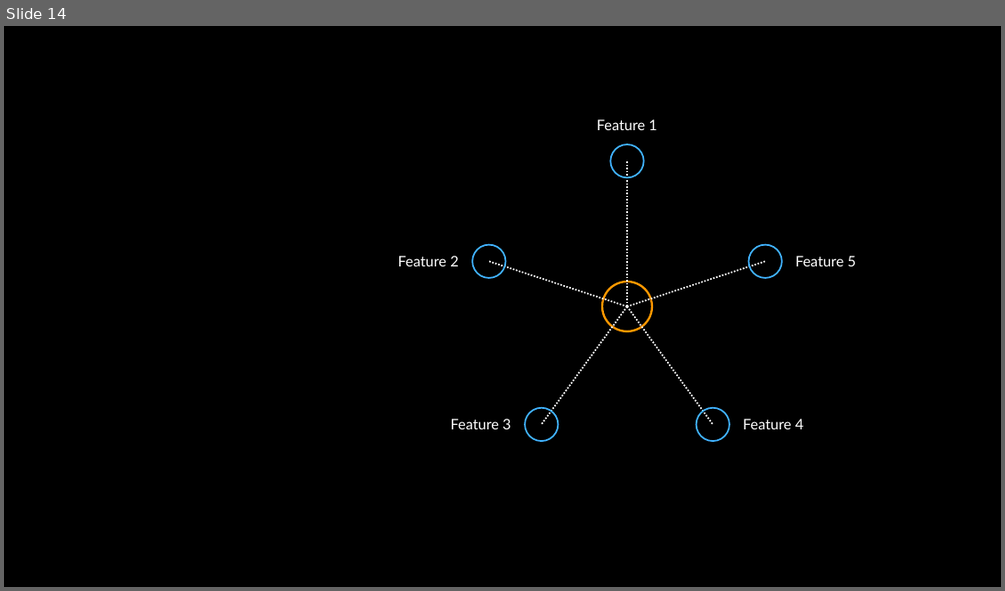
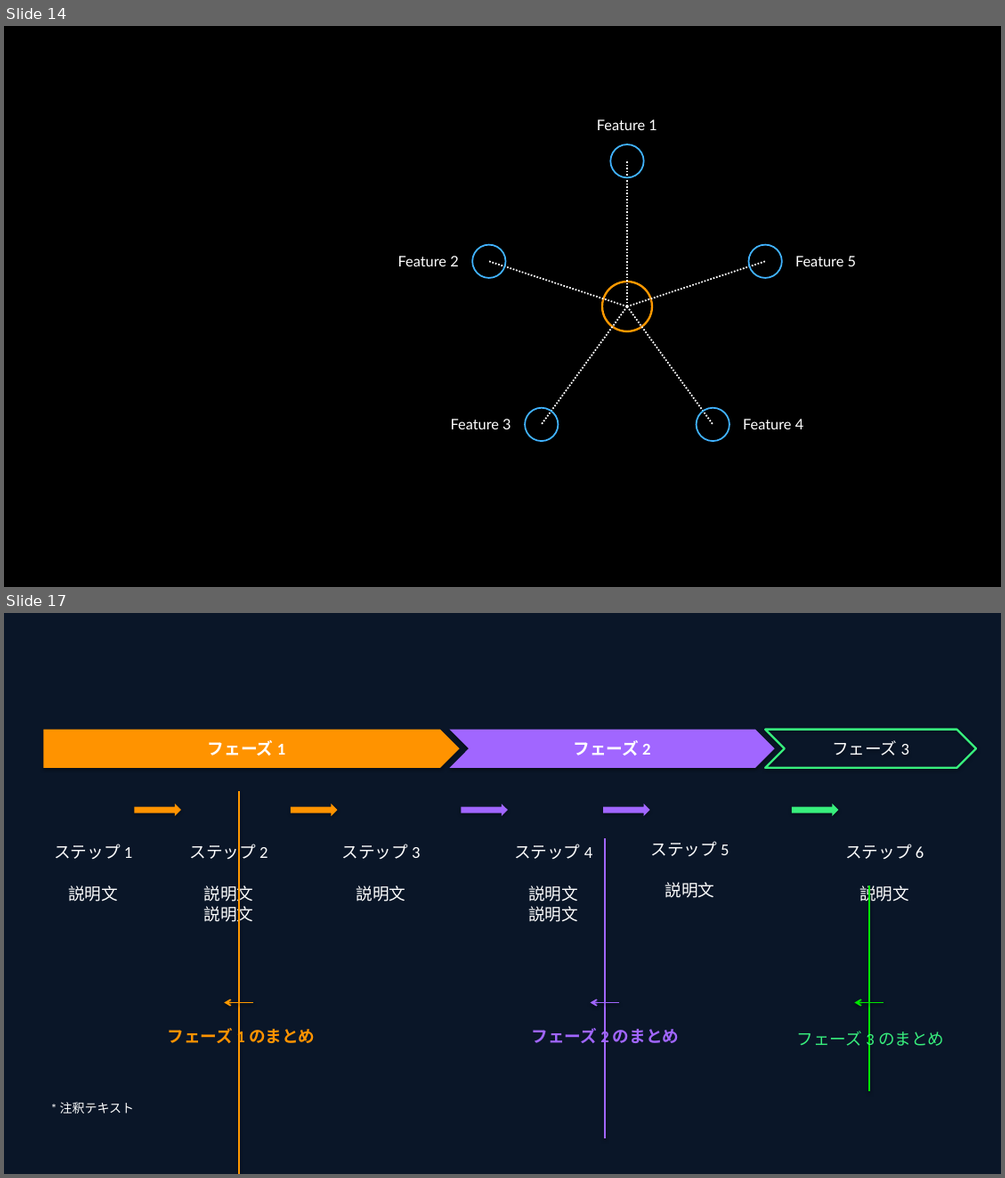
Before and after one commit to aws-samples/sample-spec-driven-presentation-maker, a slide deck: skill/references/examples/patterns.pptx. Shown one above the other, each under a label of ours: slide 14 before the commit, slides 14 and 17 after it; the slides between them are not shown. The pictures are 1005x591 and 1005x1178 pixels, drawn with LibreOffice and Linux fonts; fonts in the diff are those of the drawing. Boxes give left, top, right and bottom in pixels: in the first picture for what was removed or moved away, otherwise in the second. Text is boxed around its words. In the diff, an @@ line names an element or a change of style, - is before the commit and + after.

```diff
--- a/skill/references/examples/patterns.pptx
+++ b/skill/references/examples/patterns.pptx
@@ slide 17 added at (4,613,1001,1174), background #0A1628 @@
@@ pentagon arrow added at (44,730,460,768), fill #FF9300, 16 pt, text #FFFFFF, bold @@
+フェーズ 1
@@ chevron added at (450,730,775,768), fill #A166FF, 16 pt, text #FFFFFF, bold @@
+フェーズ 2
@@ chevron added at (765,730,976,768), outline #38EF7D 2 pt, 16 pt, text #FFFFFF @@
+フェーズ 3
@@ line added from (239, 791) to (239, 1174), #FF9900 1.5 pt @@
@@ right arrow added at (134,803,180,817), fill #FF9300 @@
@@ right arrow added at (291,803,337,817), fill #FF9300 @@
@@ right arrow added at (461,803,507,817), fill #A166FF @@
@@ right arrow added at (603,803,649,817), fill #A166FF @@
@@ right arrow added at (792,803,838,817), fill #38EF7D @@
@@ text added at (54,844,132,901), 16 pt, text #FFFFFF @@
+ステップ 1
+説明文
@@ text added at (190,841,267,925), 16 pt, text #FFFFFF @@
+ステップ 2
+説明文
+説明文
@@ text added at (341,844,420,901), 16 pt, text #FFFFFF @@
+ステップ 3
+説明文
@@ text added at (514,844,592,922), 16 pt, text #FFFFFF @@
+ステップ 4
+説明文
+説明文
@@ line added from (605, 838) to (605, 1138), #A166FF 1.5 pt @@
@@ text added at (651,841,728,898), 16 pt, text #FFFFFF @@
+ステップ 5
+説明文
@@ text added at (845,844,923,905), 16 pt, text #FFFFFF @@
+ステップ 6
+説明文
@@ line added from (869, 886) to (869, 1091), #00E500 1.5 pt @@
@@ arrow added from (253, 1003) to (224, 1003), #FF9900 1.5 pt @@
@@ arrow added from (619, 1003) to (591, 1003), #A166FF 1.5 pt @@
@@ arrow added from (883, 1003) to (855, 1003), #00E500 1.5 pt @@
@@ text added at (168,1028,315,1047), 16 pt, text #FF9300, bold @@
+フェーズ 1 のまとめ
@@ text added at (532,1028,679,1047), 16 pt, text #A166FF, bold @@
+フェーズ 2 のまとめ
@@ text added at (797,1030,944,1050), 16 pt, text #38EF7D @@
+フェーズ 3 のまとめ
@@ text added at (60,1102,134,1113), 12 pt, text #FFFFFF @@
+* 注釈テキスト
```
Also in this commit, not shown: 8 slides changed, 3 other slides added.
